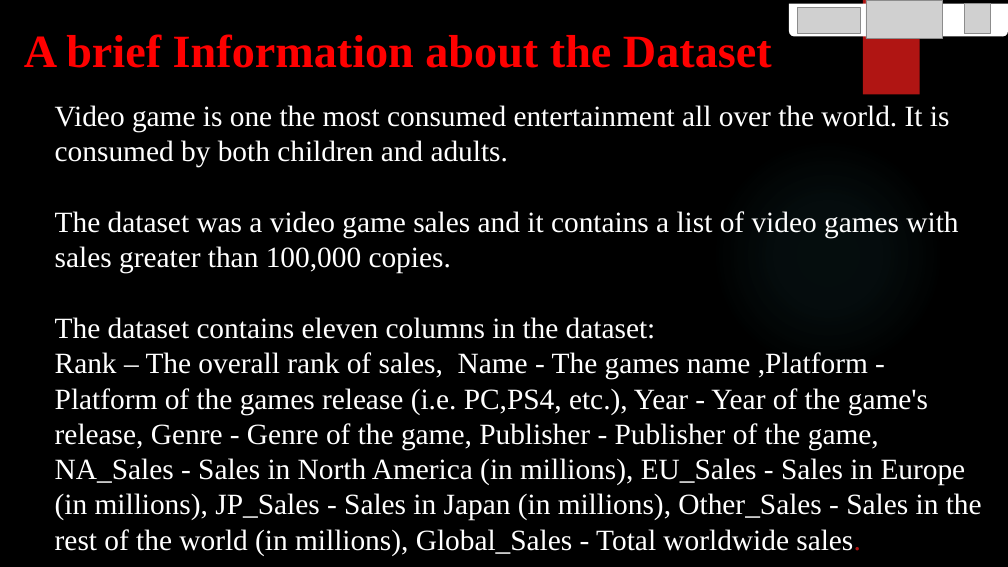
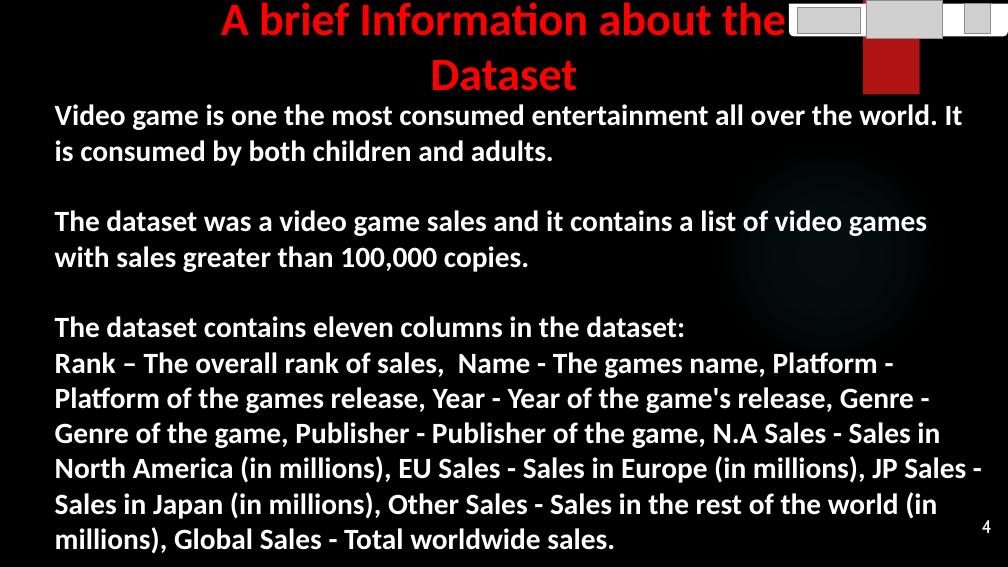
Before and after one commit to JMDUKU/GROUP-K-EDA-PROJECT, a slide deck: slide 4 of Group K EDA Project DIGICAP.pptx (slide 3 before the commit). Drawn at 1008x567 pixels with LibreOffice and Linux fonts; fonts in the diff are those of the drawing; grey boxes stand for pictures; background and template pictures are left out. Boxes give left, top, right and bottom in pixels: in the first picture for what was removed or moved away, otherwise in the second. Text is boxed around its words. In the diff, an @@ line names an element or a change of style, - is before the commit and + after.

```diff
--- a/Group K EDA Project DIGICAP.pptx
+++ b/Group K EDA Project DIGICAP.pptx
@@ title "A brief Information about the ...": place and size @@
-title "A brief Information about the ..." at box(24, 34, 772, 68)
+title "A brief Information about the ..." at box(221, 2, 786, 91)
@@ title "A brief Information about the ..." at box(221, 2, 786, 91): font Times New Roman to Calibri; alignment left to centre @@
@@ subtitle at box(55, 104, 963, 338): font Times New Roman to Calibri, bold on in "Video game is one the most consumed ...", "The dataset was a video game sales ...", "The dataset contains eleven columns in the ..." @@
@@ subtitle at box(55, 352, 966, 553): text changed; font Times New Roman to Calibri; bold on @@
-Rank – The overall rank of sales, Name - The games name ,Platform - Platform of the games release (i.e. PC,PS4, etc.), Year - Year of the game's release, Genre - Genre of the game, Publisher - Publisher of the game, NA_Sales - Sales in North America (in millions), EU_Sales - Sales in Europe (in millions), JP_Sales - Sales in Japan (in millions), Other_Sales - Sales in the rest of the world (in millions), Global_Sales - Total worldwide sales.
+Rank – The overall rank of sales, Name - The games name, Platform - Platform of the games release, Year - Year of the game's release, Genre - Genre of the game, Publisher - Publisher of the game, N.A Sales - Sales in North America (in millions), EU Sales - Sales in Europe (in millions), JP Sales - Sales in Japan (in millions), Other Sales - Sales in the rest of the world (in millions), Global Sales - Total worldwide sales.
@@ page number added at box(982, 520, 992, 533), 17.3 pt, text #FFFFFF @@
+4
```
Also in this commit, not shown: 18 other slides changed, 2 slides added, 1 slide removed.
